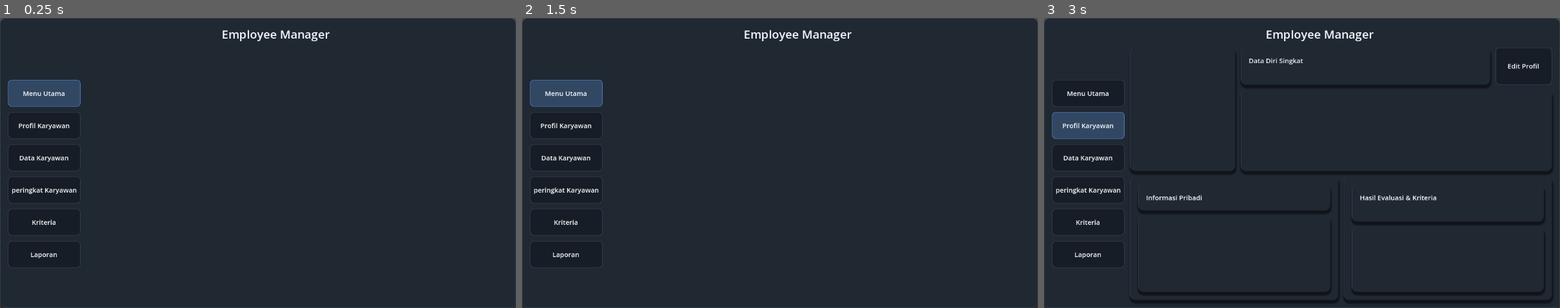
Above: before the commit, frames 1-3 (left to right).
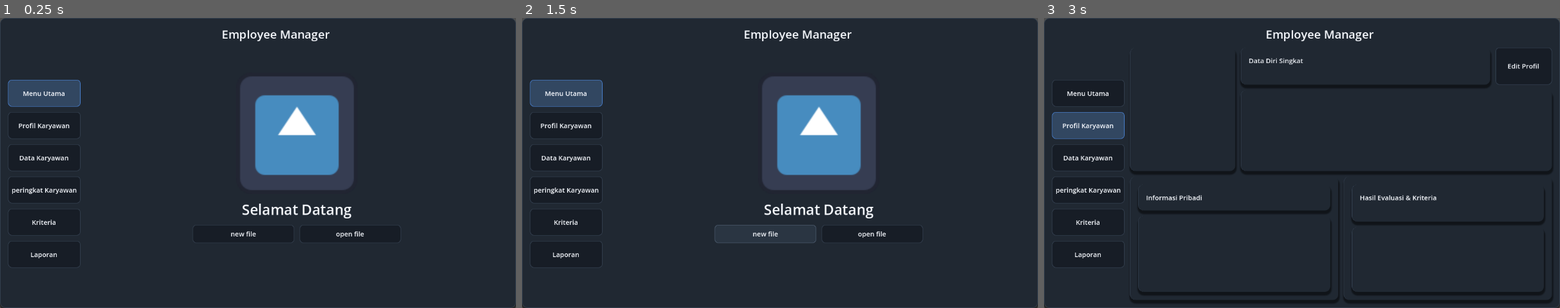
Above: after the commit, the same moments.

Repository: shfray/projek-skripsi
Game: Godot game, scene res://scene/dashboard.tscn
Two runs of this game, one before a commit and one after it. Both use one fixed random seed, a clock stepped at 60 frames per second and the inputs below. The engine's default icon, where the game draws it, is replaced by a stand-in: a white triangle on a blue panel in a dark square.
Inputs (mouse positions are in pixels of both pictures, inside the frame that each line leads up to):
- Up to frame 1 (0.25 s): no input
- Up to frame 2 (1.5 s): click (764, 232) at 0.5 s, where only the run after the commit has a clickable "new file"; click (764, 232) at 1.25 s, where only the run after the commit has a clickable "new file"
- Up to frame 3 (3 s): click (1090, 35) at 2 s; click "Profil Karyawan" at 2.75 s

The runs differ from the first frame. In frame 1, 9.0% of the frame differs, in the area x 44-78%, y 20-77%; in frame 2, 9.1%, in the area x 37-78%, y 20-78%; in frame 3, nothing differs.

Commit message:
maintenance

Diff:
--- a/project.godot
+++ b/project.godot
@@ -21,6 +21,7 @@
 
 [display]
 
+window/size/mode=2
 window/stretch/mode="viewport"
 window/stretch/aspect="expand"
 
--- a/scene/main_menu.tscn
+++ b/scene/main_menu.tscn
@@ -14,7 +14,6 @@
 size_flags_vertical = 3
 
 [node name="WelcomeScreen" parent="." unique_id=945208214 instance=ExtResource("1_3er1b")]
-visible = false
 layout_mode = 1
 
 [node name="FileSelector" parent="." unique_id=1004793692 instance=ExtResource("2_hxu56")]
Not shown, changed: export_presets.cfg
Not shown, changed: TODO.md
